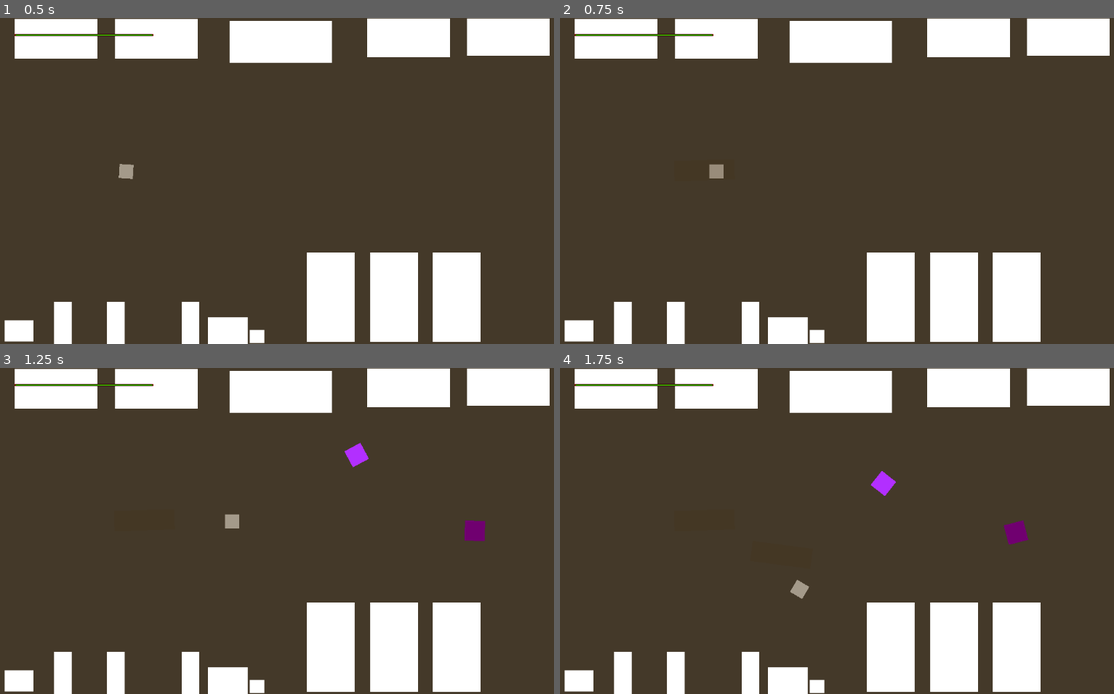
Above: before the commit, frames 1-4 (two rows, left to right).
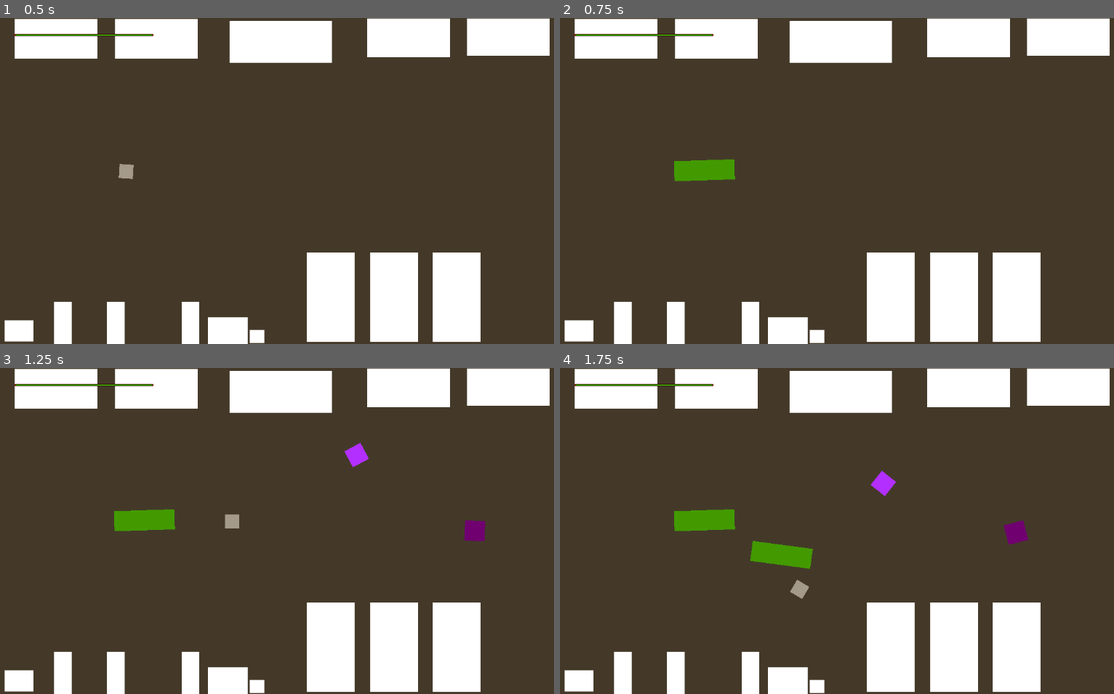
Above: after the commit, the same moments.

Repository: bwang-sketch/12-DT
Game: Godot game, scene res://scenes/node_2d.tscn
Two runs of this game, one before a commit and one after it. Both use one fixed random seed, a clock stepped at 60 frames per second and the inputs below.
Inputs (mouse positions are in pixels of both pictures, inside the frame that each line leads up to):
- Up to frame 1 (0.5 s): no input
- Up to frame 2 (0.75 s): tap Enter (ui_accept) at 0.5 s; move the mouse to (975, 164) at 0.52 s; hold Right (ui_right) from 0.53 s (still down)
- Up to frame 3 (1.25 s): keep holding Right (ui_right); tap Enter (ui_accept) at 0.77 s
- Up to frame 4 (1.75 s): move the mouse to (731, 547) at 1.27 s; release Right (ui_right) at 1.28 s; hold Down (ui_down) from 1.28 s (still down); tap Enter (ui_accept) at 1.52 s

Frame 1 is identical in both runs. In frame 2, 0.7% of the frame differs, in the area x 20-32%, y 43-51%; in frame 3, 0.7%; in frame 4, 1.4%, in the area x 20-46%, y 43-62%.

Commit message:
Added damage function

Diff:
--- a/12dt-game/project.godot
+++ b/12dt-game/project.godot
@@ -15,6 +15,41 @@
 config/features=PackedStringArray("4.6", "Forward Plus")
 config/icon="res://icon.svg"
 
+[input]
+
+ui_left={
+"deadzone": 0.5,
+"events": [Object(InputEventKey,"resource_local_to_scene":false,"resource_name":"","device":0,"window_id":0,"alt_pressed":false,"shift_pressed":false,"ctrl_pressed":false,"meta_pressed":false,"pressed":false,"keycode":4194319,"physical_keycode":0,"key_label":0,"unicode":0,"location":0,"echo":false,"script":null)
+, Object(InputEventJoypadButton,"resource_local_to_scene":false,"resource_name":"","device":-1,"button_index":13,"pressure":0.0,"pressed":false,"script":null)
+, Object(InputEventJoypadMotion,"resource_local_to_scene":false,"resource_name":"","device":-1,"axis":0,"axis_value":-1.0,"script":null)
+, Object(InputEventKey,"resource_local_to_scene":false,"resource_name":"","device":-1,"window_id":0,"alt_pressed":false,"shift_pressed":false,"ctrl_pressed":false,"meta_pressed":false,"pressed":false,"keycode":0,"physical_keycode":65,"key_label":0,"unicode":97,"location":0,"echo":false,"script":null)
+]
+}
+ui_right={
+"deadzone": 0.5,
+"events": [Object(InputEventKey,"resource_local_to_scene":false,"resource_name":"","device":0,"window_id":0,"alt_pressed":false,"shift_pressed":false,"ctrl_pressed":false,"meta_pressed":false,"pressed":false,"keycode":4194321,"physical_keycode":0,"key_label":0,"unicode":0,"location":0,"echo":false,"script":null)
+, Object(InputEventJoypadButton,"resource_local_to_scene":false,"resource_name":"","device":-1,"button_index":14,"pressure":0.0,"pressed":false,"script":null)
+, Object(InputEventJoypadMotion,"resource_local_to_scene":false,"resource_name":"","device":-1,"axis":0,"axis_value":1.0,"script":null)
+, Object(InputEventKey,"resource_local_to_scene":false,"resource_name":"","device":-1,"window_id":0,"alt_pressed":false,"shift_pressed":false,"ctrl_pressed":false,"meta_pressed":false,"pressed":false,"keycode":0,"physical_keycode":68,"key_label":0,"unicode":100,"location":0,"echo":false,"script":null)
+]
+}
+ui_up={
+"deadzone": 0.5,
+"events": [Object(InputEventKey,"resource_local_to_scene":false,"resource_name":"","device":0,"window_id":0,"alt_pressed":false,"shift_pressed":false,"ctrl_pressed":false,"meta_pressed":false,"pressed":false,"keycode":4194320,"physical_keycode":0,"key_label":0,"unicode":0,"location":0,"echo":false,"script":null)
+, Object(InputEventJoypadButton,"resource_local_to_scene":false,"resource_name":"","device":-1,"button_index":11,"pressure":0.0,"pressed":false,"script":null)
+, Object(InputEventJoypadMotion,"resource_local_to_scene":false,"resource_name":"","device":-1,"axis":1,"axis_value":-1.0,"script":null)
+, Object(InputEventKey,"resource_local_to_scene":false,"resource_name":"","device":-1,"window_id":0,"alt_pressed":false,"shift_pressed":false,"ctrl_pressed":false,"meta_pressed":false,"pressed":false,"keycode":0,"physical_keycode":87,"key_label":0,"unicode":119,"location":0,"echo":false,"script":null)
+]
+}
+ui_down={
+"deadzone": 0.5,
+"events": [Object(InputEventKey,"resource_local_to_scene":false,"resource_name":"","device":0,"window_id":0,"alt_pressed":false,"shift_pressed":false,"ctrl_pressed":false,"meta_pressed":false,"pressed":false,"keycode":4194322,"physical_keycode":0,"key_label":0,"unicode":0,"location":0,"echo":false,"script":null)
+, Object(InputEventJoypadButton,"resource_local_to_scene":false,"resource_name":"","device":-1,"button_index":12,"pressure":0.0,"pressed":false,"script":null)
+, Object(InputEventJoypadMotion,"resource_local_to_scene":false,"resource_name":"","device":-1,"axis":1,"axis_value":1.0,"script":null)
+, Object(InputEventKey,"resource_local_to_scene":false,"resource_name":"","device":-1,"window_id":0,"alt_pressed":false,"shift_pressed":false,"ctrl_pressed":false,"meta_pressed":false,"pressed":false,"keycode":0,"physical_keycode":83,"key_label":0,"unicode":115,"location":0,"echo":false,"script":null)
+]
+}
+
 [physics]
 
 3d/physics_engine="Jolt Physics"
--- a/12dt-game/scenes/melee_atk.tscn
+++ b/12dt-game/scenes/melee_atk.tscn
@@ -20,6 +20,6 @@
 offset_right = 136.00002
 offset_bottom = 98.000015
 rotation = 1.562746
-color = Color(0.33333334, 0.14901961, 0, 0.11764706)
+color = Color(0.28627452, 1, 0, 1)
 
 [connection signal="body_entered" from="." to="." method="_on_body_entered"]
--- a/12dt-game/scripts/enemy.gd
+++ b/12dt-game/scripts/enemy.gd
@@ -16,3 +16,9 @@
 	velocity = SPEED * Vector2(1, 0).rotated(rotation)
 
 	move_and_slide()
+
+func take_damage() -> void:
+	if health > 0:
+		health -= 1
+	else:
+		queue_free()
--- a/12dt-game/scripts/melee_atk.gd
+++ b/12dt-game/scripts/melee_atk.gd
@@ -8,6 +8,10 @@
 
 # Called every frame. 'delta' is the elapsed time since the previous frame.
 func _on_body_entered(body: Node2D) -> void:
-	if body.is_in_group("enemy"):
+	if body.is_in_group("enemies"):
 		body.take_damage()
 		queue_free()
+
+	if body.is_in_group("projectile_enemies"):
+		body.take_damage()
+		queue_free()
--- a/12dt-game/scripts/projectile_enemy.gd
+++ b/12dt-game/scripts/projectile_enemy.gd
@@ -16,3 +16,9 @@
 	velocity = SPEED * Vector2(1, 0).rotated(rotation)
 
 	move_and_slide()
+
+func take_damage() -> void:
+	if health > 0:
+		health -= 1
+	else:
+		queue_free()
